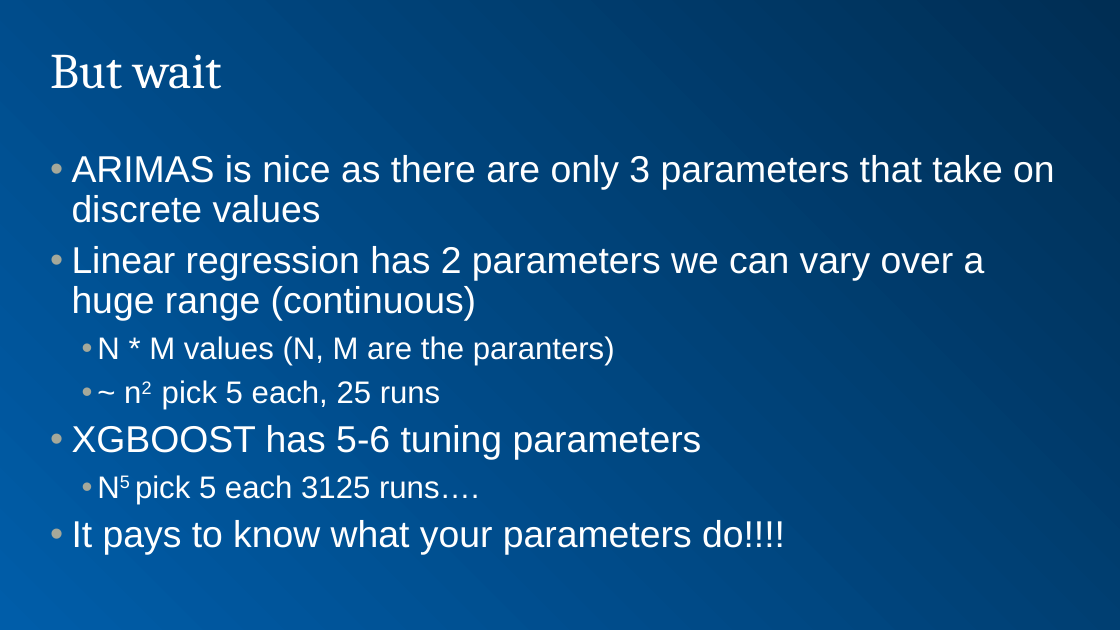
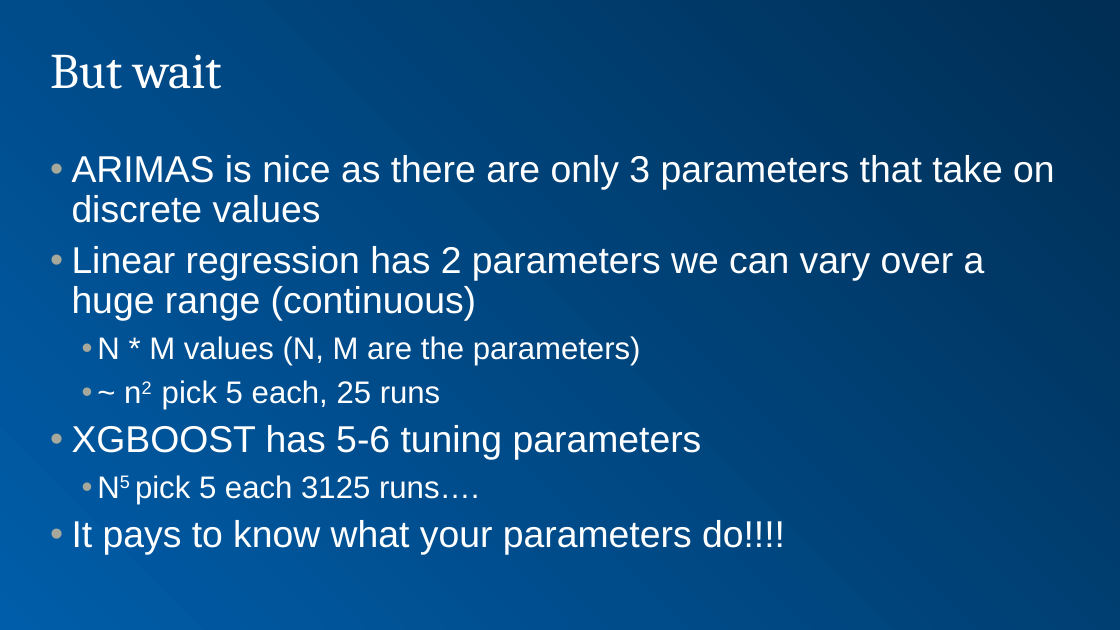
Before and after one commit to bdelahoussaye/Quantifying_case8, a slide deck: slide 21 of Week 4-2018.pptx. Drawn at 1120x630 pixels with LibreOffice and Linux fonts; fonts in the diff are those of the drawing; background and template pictures are left out. Boxes give left, top, right and bottom in pixels: in the first picture for what was removed or moved away, otherwise in the second. Text is boxed around its words. In the diff, an @@ line names an element or a change of style, - is before the commit and + after.

```diff
--- a/Week 4-2018.pptx
+++ b/Week 4-2018.pptx
@@ text at (97, 336, 641, 365): text changed @@
-  • N * M values (N, M are the paranters)
+  • N * M values (N, M are the parameters)
```
Also in this commit, not shown: 9 other slides changed, 1 other file.
